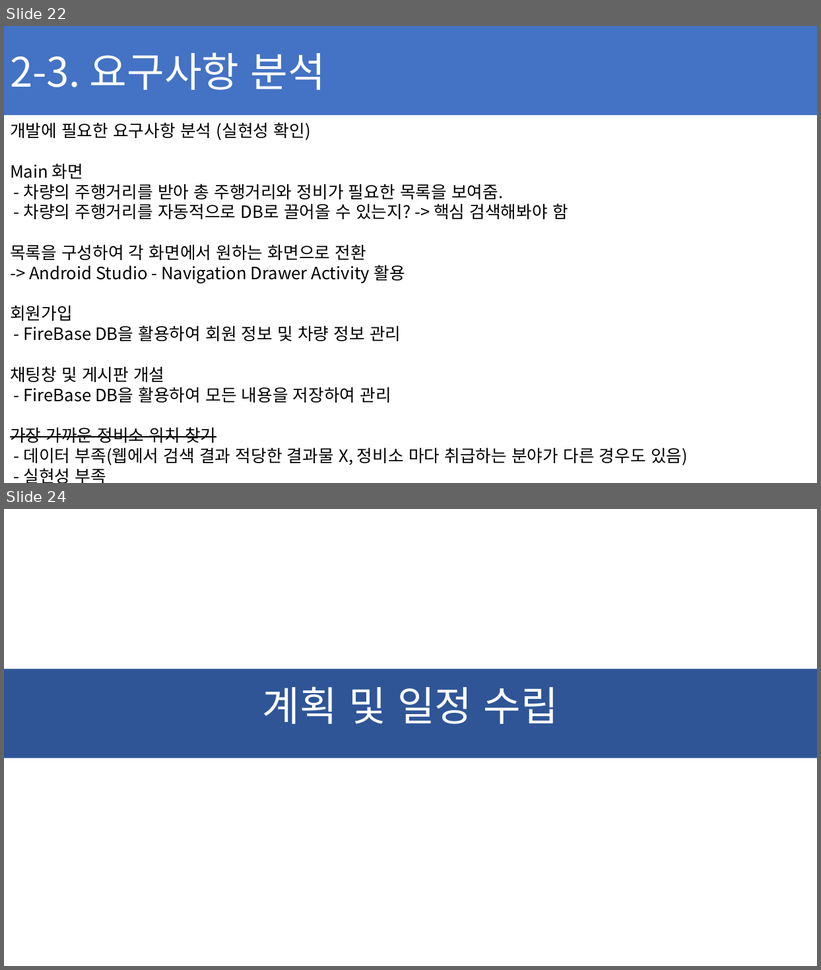
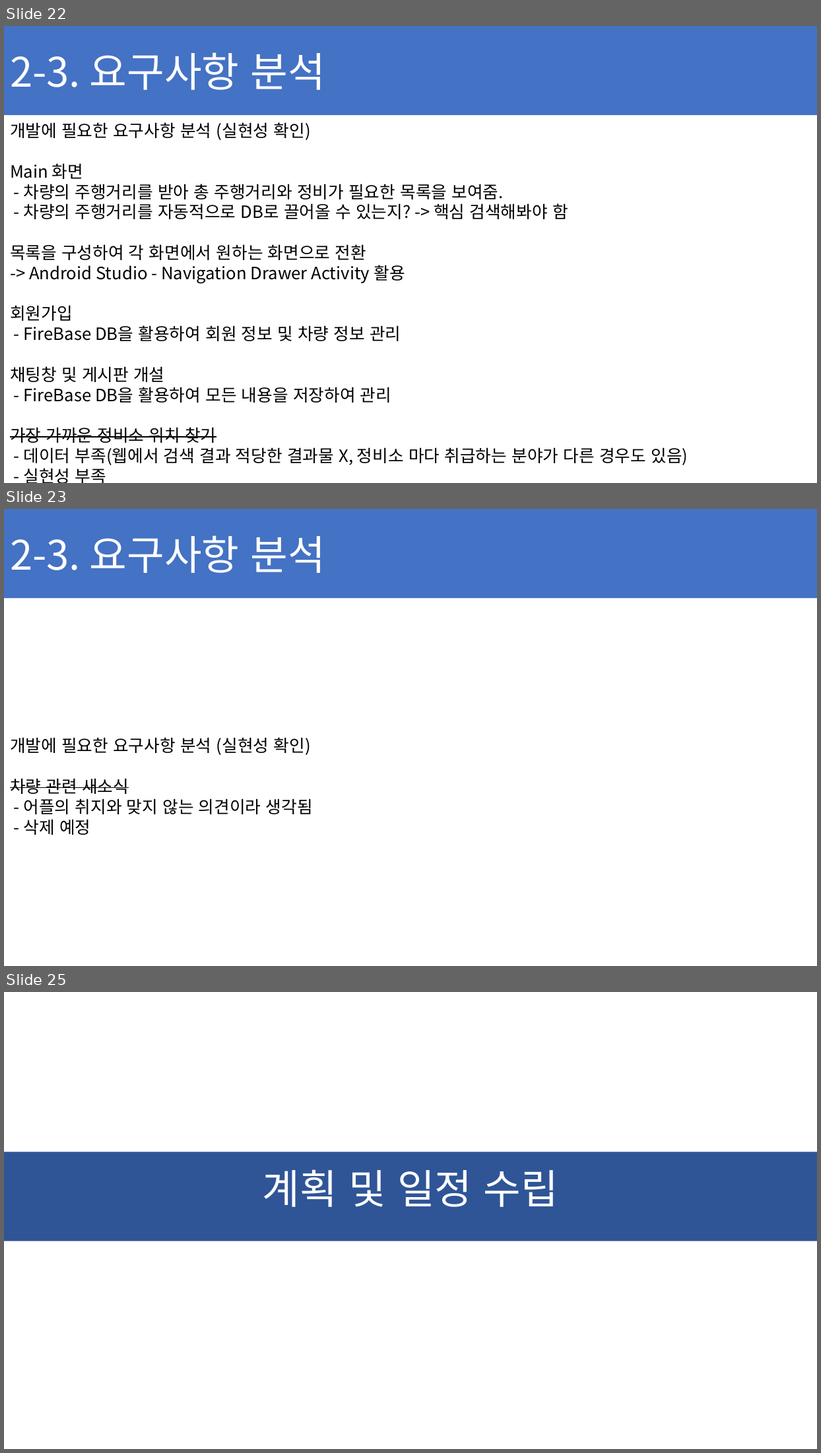
Before and after one commit to ChaeSung-Lee/DJ_InternShip, a slide deck: 2021_Summer/jp.hong/Project_BnC_jph.pptx. Shown one above the other, each under a label of ours: slides 22 and 24 before the commit, slides 22, 23 and 25 after it; the slides between them are not shown. The pictures are 821x970 and 821x1453 pixels, drawn with LibreOffice and Linux fonts; fonts in the diff are those of the drawing. Boxes give left, top, right and bottom in pixels: in the first picture for what was removed or moved away, otherwise in the second. Text is boxed around its words. In the diff, an @@ line names an element or a change of style, - is before the commit and + after.

```diff
--- a/2021_Summer/jp.hong/Project_BnC_jph.pptx
+++ b/2021_Summer/jp.hong/Project_BnC_jph.pptx
@@ slide 23 added at box(4, 509, 817, 966), background #FFFFFF @@
@@ rectangle added at box(4, 509, 817, 598), fill #4472C4, 48 pt, text #FFFFFF @@
+2-3. 요구사항 분석
@@ text added at box(10, 737, 313, 835), 20 pt, text #000000 @@
+개발에 필요한 요구사항 분석 (실현성 확인)
+차량 관련 새소식
+- 어플의 취지와 맞지 않는 의견이라 생각됨
+- 삭제 예정
@@ what was slide 24 is now slide 25 @@
```
Also in this commit, not shown: 5 slides changed, 3 other slides added.
